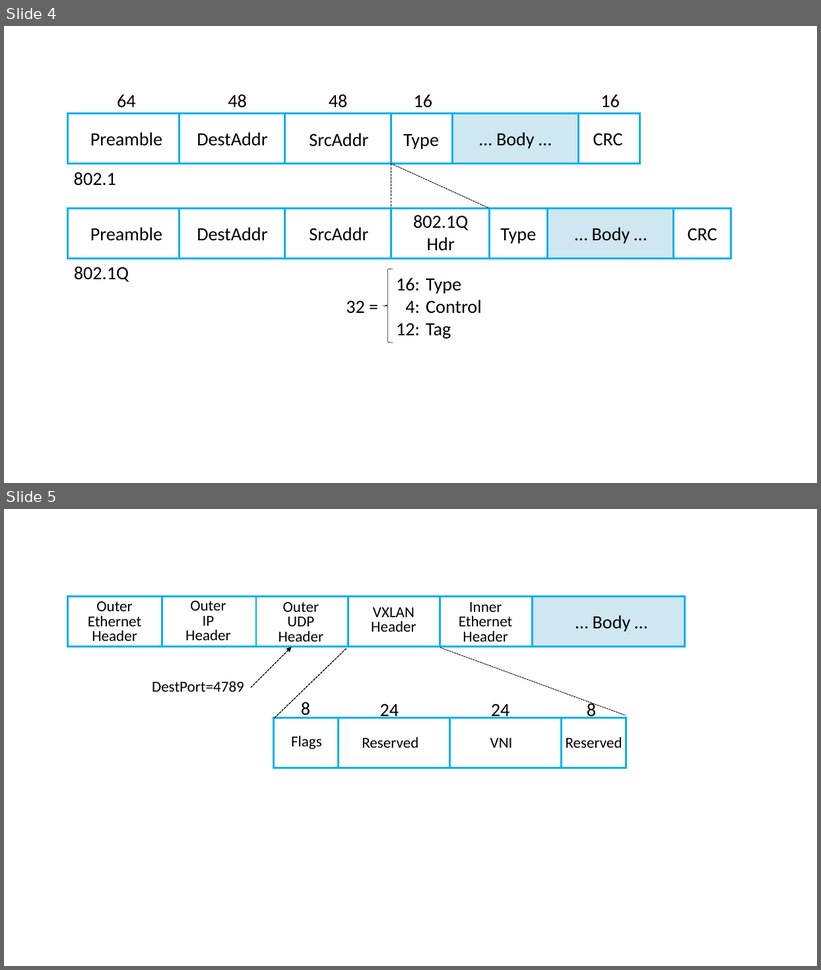
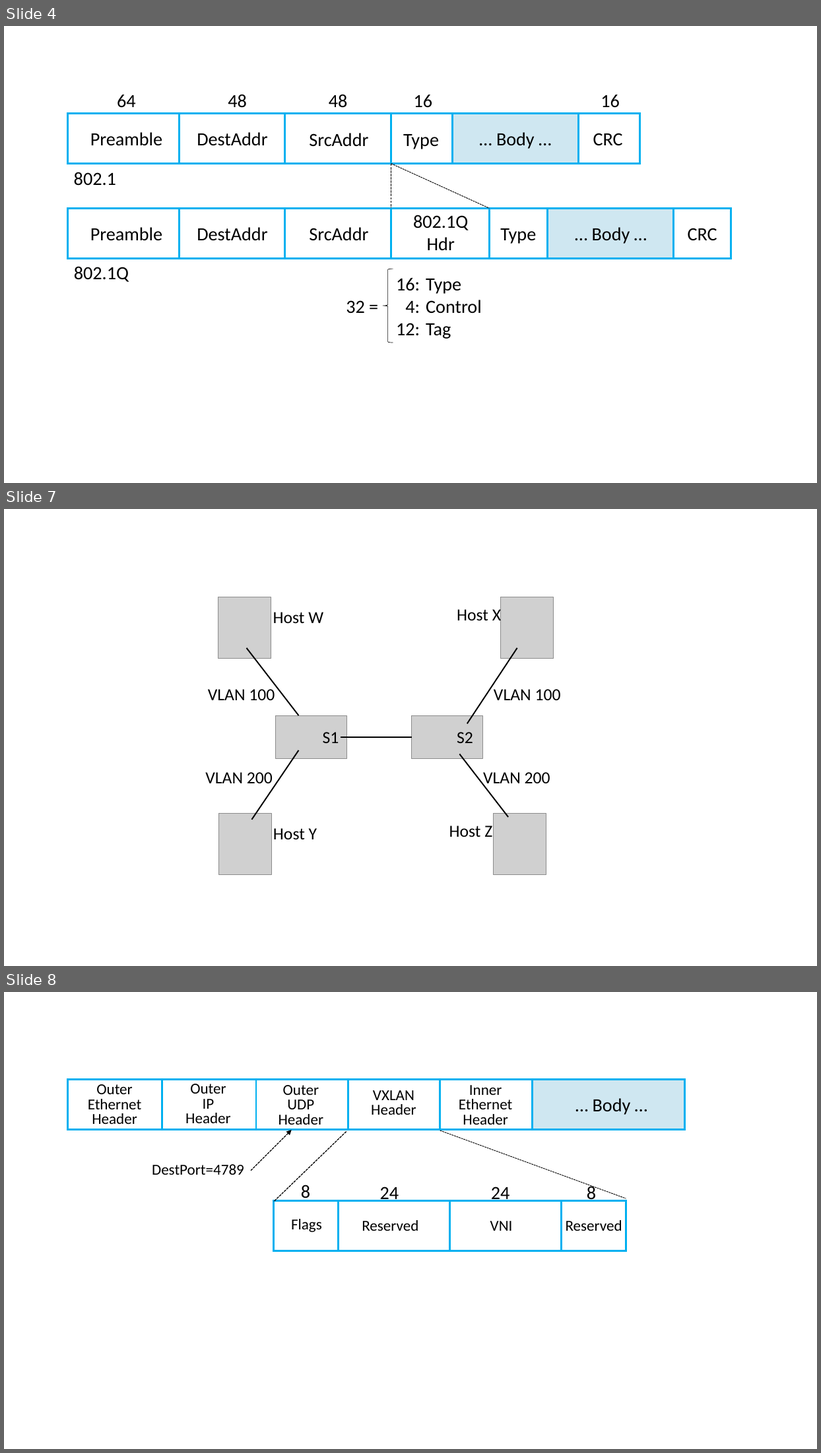
Before and after one commit to llpeterson/internetworking, a slide deck: figures/impl.pptx. Shown one above the other, each under a label of ours: slides 4 and 5 before the commit, slides 4, 7 and 8 after it; the slides between them are not shown. The pictures are 821x970 and 821x1453 pixels, drawn with LibreOffice and Linux fonts; fonts in the diff are those of the drawing; grey boxes stand for pictures. Boxes give left, top, right and bottom in pixels: in the first picture for what was removed or moved away, otherwise in the second. Text is boxed around its words. In the diff, an @@ line names an element or a change of style, - is before the commit and + after.

```diff
--- a/figures/impl.pptx
+++ b/figures/impl.pptx
@@ slide 7 added at box(4, 509, 817, 966), background #FFFFFF @@
@@ picture added at box(218, 597, 272, 658) @@
@@ text added at box(457, 607, 501, 625), 20 pt, text #000000 @@
+Host X
@@ picture added at box(501, 597, 554, 658) @@
@@ text added at box(273, 612, 323, 623), 20 pt, text #000000 @@
+Host W
@@ line added from (298, 716) to (247, 648), #000000 1.5 pt @@
@@ line added from (467, 723) to (517, 648), #000000 1.5 pt @@
@@ text added at box(208, 689, 275, 700), 20 pt, text #000000 @@
+VLAN 100
@@ text added at box(494, 689, 561, 700), 20 pt, text #000000 @@
+VLAN 100
@@ picture added at box(275, 716, 347, 758) @@
@@ picture added at box(411, 716, 483, 758) @@
@@ text added at box(323, 732, 339, 743), 20 pt, text #000000 @@
+S1
@@ line added from (341, 737) to (411, 737), #000000 1.5 pt @@
@@ text added at box(457, 732, 473, 743), 20 pt, text #000000 @@
+S2
@@ line added from (252, 820) to (298, 751), #000000 1.5 pt @@
@@ line added from (459, 755) to (508, 817), #000000 1.5 pt @@
@@ text added at box(205, 772, 273, 784), 20 pt, text #000000 @@
+VLAN 200
@@ text added at box(483, 772, 550, 788), 20 pt, text #000000 @@
+VLAN 200
@@ picture added at box(218, 813, 272, 875) @@
@@ picture added at box(493, 813, 547, 875) @@
@@ text added at box(273, 828, 318, 840), 20 pt, text #000000 @@
+Host Y
@@ text added at box(450, 826, 492, 837), 20 pt, text #000000 @@
+Host Z
@@ what was slide 5 is now slide 8 @@
```
Also in this commit, not shown: 2 other slides added, 2 other files.
